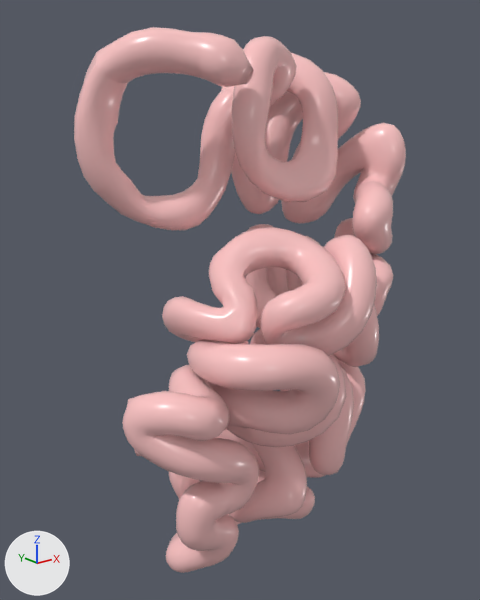
Two versions of the glTF model public/models/anatomy/male/gut-small.glb, one commit apart.
Rendered twice from a 50 mm camera at (-0.166, -0.288, 0.208) aimed at (0.022, -0.053, 0.114). Lighting does not change. The marker at lower left points along +X, +Y and +Z. The picture after the commit comes second. Where no turn or scale is listed for an object, it has been applied to the vertices.

Objects in the first picture: 'VH_M_duodenal_ampulla', 'VH_M_duodenum_ascending', 'VH_M_duodenum_descending', 'VH_M_duodenum_horizonal', 'VH_M_duodenum_superior', 'VH_M_ileum', 'VH_M_jejunum' and 1 more.
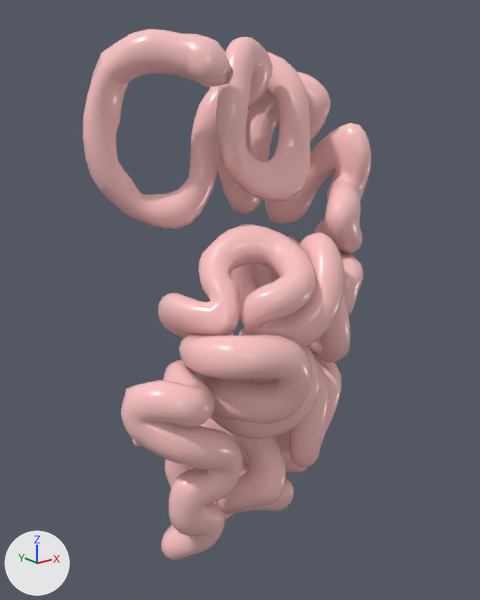
Location of each change, [x1, y1, x2, y2] in pixels of the pictures (480 x 600 px):
'VH_M_jejunum', reshaped (13% narrower): before [162, 36, 406, 367]; after [158, 37, 371, 363]
'VH_M_ileum', reshaped (10% narrower): before [122, 328, 366, 573]; after [121, 327, 341, 560]
'VH_M_duodenum_descending', reshaped (18% narrower): before [74, 54, 130, 191]; after [83, 55, 129, 189]
'VH_M_duodenum_superior', moved, rescaled (15% narrower): before [96, 27, 208, 83]; after [101, 29, 196, 84]
'VH_M_duodenum_horizonal', reshaped (13% narrower): before [94, 171, 225, 230]; after [99, 169, 213, 229]
'VH_M_duodenum_ascending', reshaped (16% narrower): before [197, 86, 283, 190]; after [189, 85, 261, 188]
'VH_M_duodenal_ampulla', moved, rescaled (16% narrower): before [200, 33, 254, 87]; after [188, 34, 233, 87]

Diff of the bpy script that builds the scene:
```diff
--- a/public/models/anatomy/male/gut-small.glb.py
+++ b/public/models/anatomy/male/gut-small.glb.py
@@ me_vh_m_ileum @@
-me_vh_m_ileum.from_pydata(...)  # 3651 vertices, 7272 faces; spans x -0.0542..0.0806, y -0.1192..-0.0213, z -0.0121..0.1129
+me_vh_m_ileum.from_pydata(...)  # 3651 vertices, 7272 faces; spans x -0.0498..0.0741, y -0.1044..-0.0183, z -0.0121..0.1129
+# me_vh_m_ileum part 1: 3651 of 3651 vertices moved; they spanned x -0.0542..0.0806, y -0.1192..-0.0213, z -0.0121..0.1129 and now span x -0.0498..0.0741, y -0.1044..-0.0183, z -0.0121..0.1129; mean shift (-0.0014, 0.0091, 0.0)
 me_vh_m_ileum.materials.append(mat_sm_intestine)
@@ me_vh_m_jejunum @@
-me_vh_m_jejunum.from_pydata(...)  # 9907 vertices, 19739 faces; spans x -0.02..0.119, y -0.114..-0.007, z 0.075..0.231
+me_vh_m_jejunum.from_pydata(...)  # 9907 vertices, 19739 faces; spans x -0.018..0.105, y -0.099..-0.006, z 0.075..0.231
+# me_vh_m_jejunum part 2: 9907 of 9907 vertices moved; they spanned x -0.02..0.119, y -0.114..-0.007, z 0.075..0.231 and now span x -0.018..0.105, y -0.099..-0.006, z 0.075..0.231; mean shift (-0.006, 0.008, 0.0)
 me_vh_m_jejunum.materials.append(mat_sm_intestine)
@@ me_vh_m_duodenum_ascending @@
-me_vh_m_duodenum_ascending.from_pydata(...)  # 528 vertices, 982 faces; spans x 0.0108..0.0562, y -0.0505..-0.0276, z 0.1635..0.2185
+me_vh_m_duodenum_ascending.from_pydata(...)  # 528 vertices, 982 faces; spans x 0.0094..0.0484, y -0.0431..-0.0235, z 0.1635..0.2185
+# me_vh_m_duodenum_ascending part 3: the whole mesh is multiplied about its middle by the matrix ((0.863, 0.001, -0.009), (0.0, 0.862, 0.005), (0.0, 0.0, 1.0)), then moved by (-0.0046, 0.0057, 0.0)
 me_vh_m_duodenum_ascending.materials.append(mat_sm_intestine)
@@ me_vh_m_duodenum_descending @@
-me_vh_m_duodenum_descending.from_pydata(...)  # 365 vertices, 654 faces; spans x -0.0428..-0.0179, y -0.0367..-0.0144, z 0.1624..0.2238
+me_vh_m_duodenum_descending.from_pydata(...)  # 365 vertices, 654 faces; spans x -0.0371..-0.0155, y -0.0313..-0.0121, z 0.1624..0.2238
+# me_vh_m_duodenum_descending part 4: 365 of 365 vertices moved; they spanned x -0.0428..-0.0179, y -0.0367..-0.0144, z 0.1624..0.2238 and now span x -0.0371..-0.0155, y -0.0313..-0.0121, z 0.1624..0.2238; mean shift (0.0041, 0.004, 0.0)
 me_vh_m_duodenum_descending.materials.append(mat_sm_intestine)
@@ me_vh_m_duodenum_horizonal @@
-me_vh_m_duodenum_horizonal.from_pydata(...)  # 441 vertices, 808 faces; spans x -0.035..0.024, y -0.045..-0.0167, z 0.1473..0.1758
+me_vh_m_duodenum_horizonal.from_pydata(...)  # 441 vertices, 808 faces; spans x -0.0307..0.0211, y -0.0388..-0.0142, z 0.1473..0.1758
+# me_vh_m_duodenum_horizonal part 5: 189 of 441 vertices moved; they spanned x -0.035..0.024, y -0.045..-0.0167, z 0.1473..0.1758 and now span x -0.0307..0.0211, y -0.0388..-0.0142, z 0.1473..0.1758; mean shift (0.0006, 0.0046, 0.0); largest move (0.02, -0.0435, 0.1658) -> (0.0175, -0.0373, 0.1658)
+# other edits to the shape of me_vh_m_duodenum_horizonal do not show in these pictures
 me_vh_m_duodenum_horizonal.materials.append(mat_sm_intestine)
@@ me_vh_m_duodenum_superior @@
-me_vh_m_duodenum_superior.from_pydata(...)  # 278 vertices, 482 faces; spans x -0.0361..0.0052, y -0.0672..-0.0235, z 0.2108..0.2319
+me_vh_m_duodenum_superior.from_pydata(...)  # 278 vertices, 482 faces; spans x -0.0311..0.0044, y -0.0574..-0.0198, z 0.2108..0.2319
+# me_vh_m_duodenum_superior part 6: the whole mesh is scaled about its middle by (0.86, 0.86, 1), then moved by (0.0021, 0.0067, 0.0)
 me_vh_m_duodenum_superior.materials.append(mat_sm_intestine)
@@ me_vh_m_duodenal_ampulla @@
-me_vh_m_duodenal_ampulla.from_pydata(...)  # 180 vertices, 324 faces; spans x -0.0087..0.0121, y -0.0768..-0.0555, z 0.2095..0.2296
+me_vh_m_duodenal_ampulla.from_pydata(...)  # 180 vertices, 324 faces; spans x -0.0075..0.0104, y -0.0657..-0.0474, z 0.2095..0.2296
+# me_vh_m_duodenal_ampulla part 7: the whole mesh is scaled about its middle by (0.86, 0.86, 1), then moved by (-0.0003, 0.0096, 0.0)
 me_vh_m_duodenal_ampulla.materials.append(mat_sm_intestine)
```
